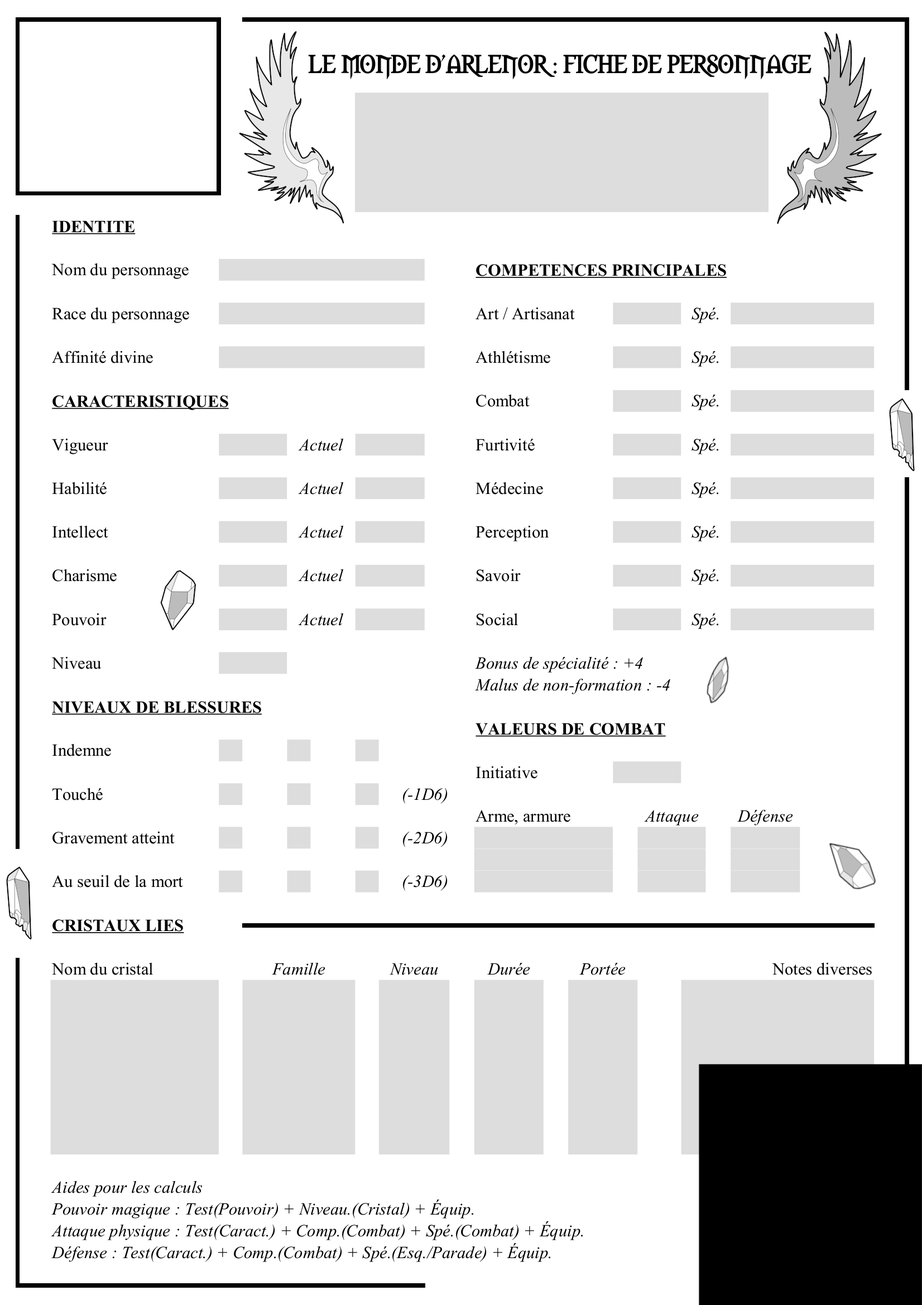
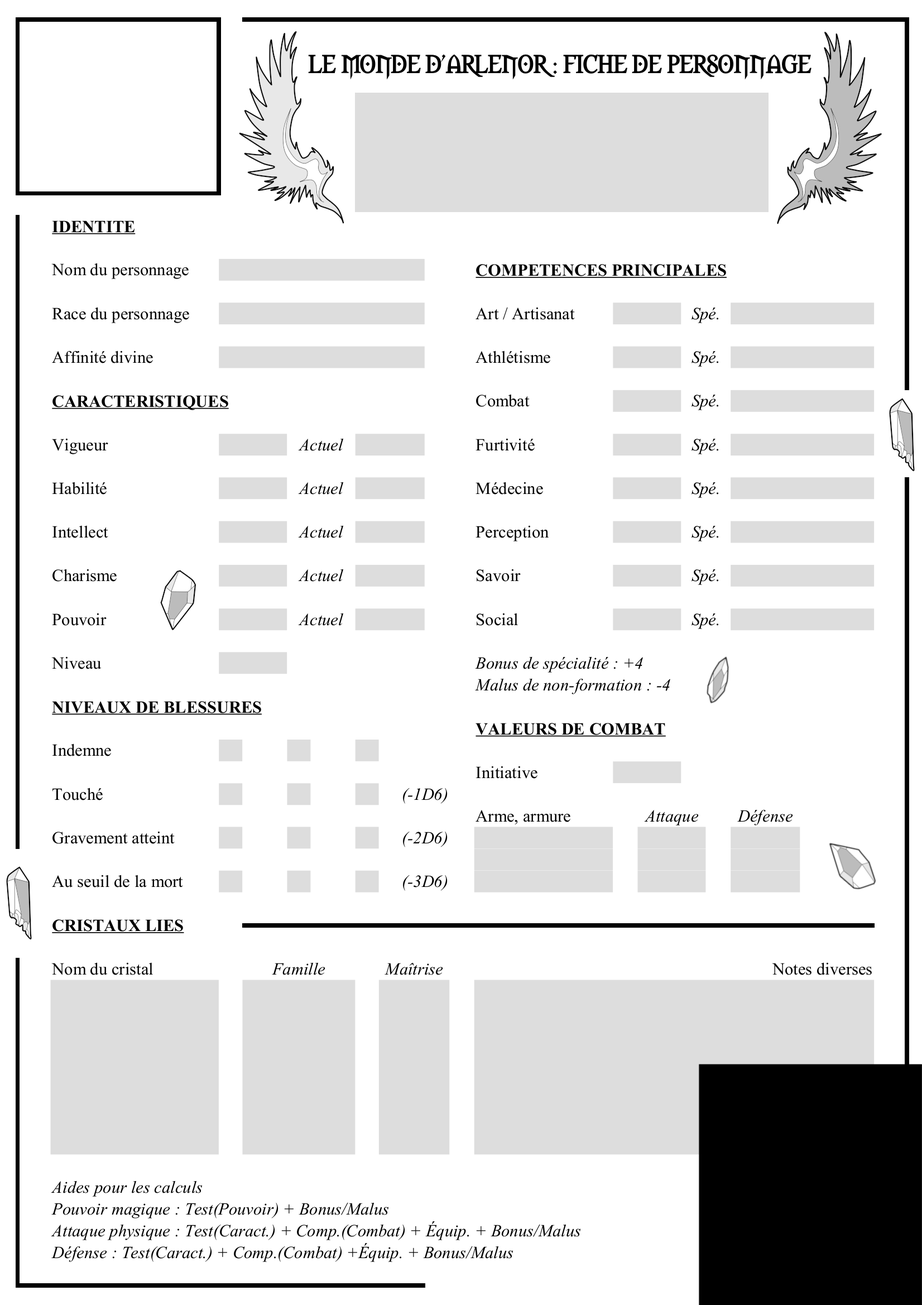
The second 922 x 1305 image is a revision of the first. Changes to its layers:
added layer "Copie de Fiche_PersoVide.pdf" above "Calque Copié #3" over bbox(298, 962, 682, 1263)
